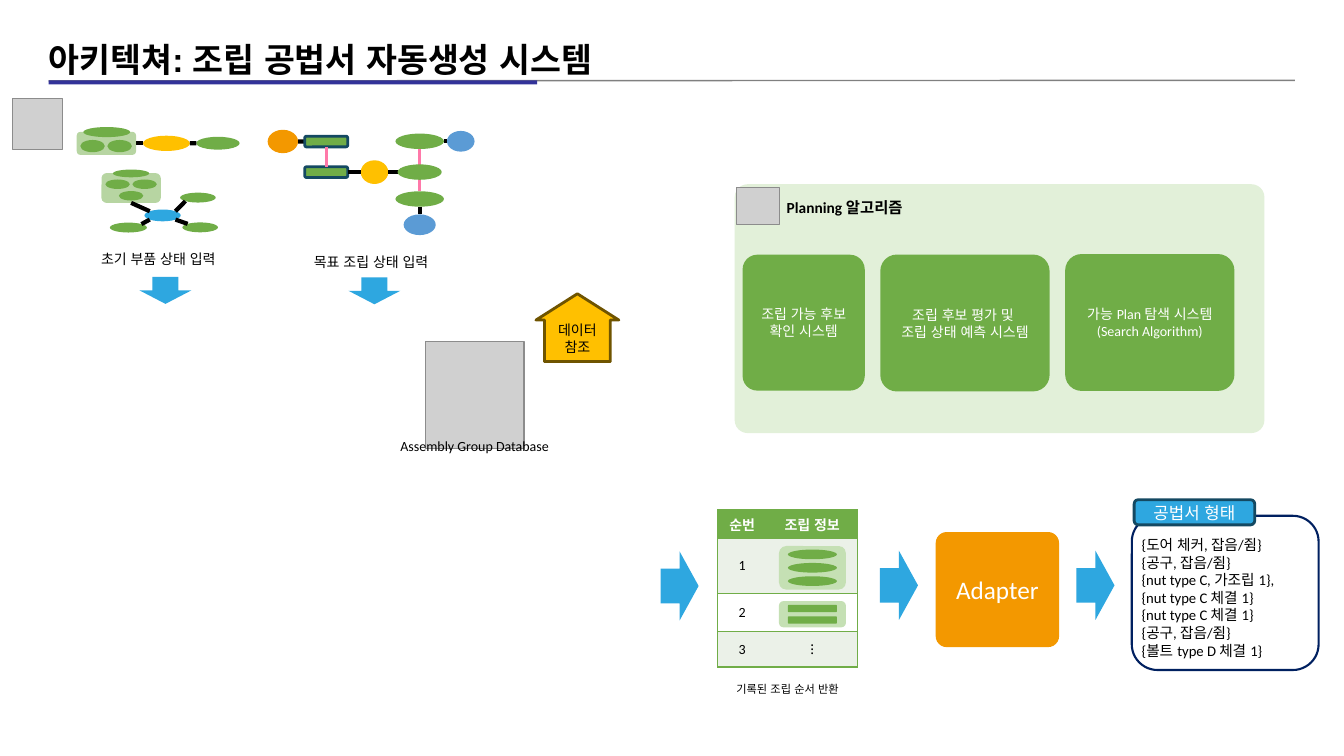
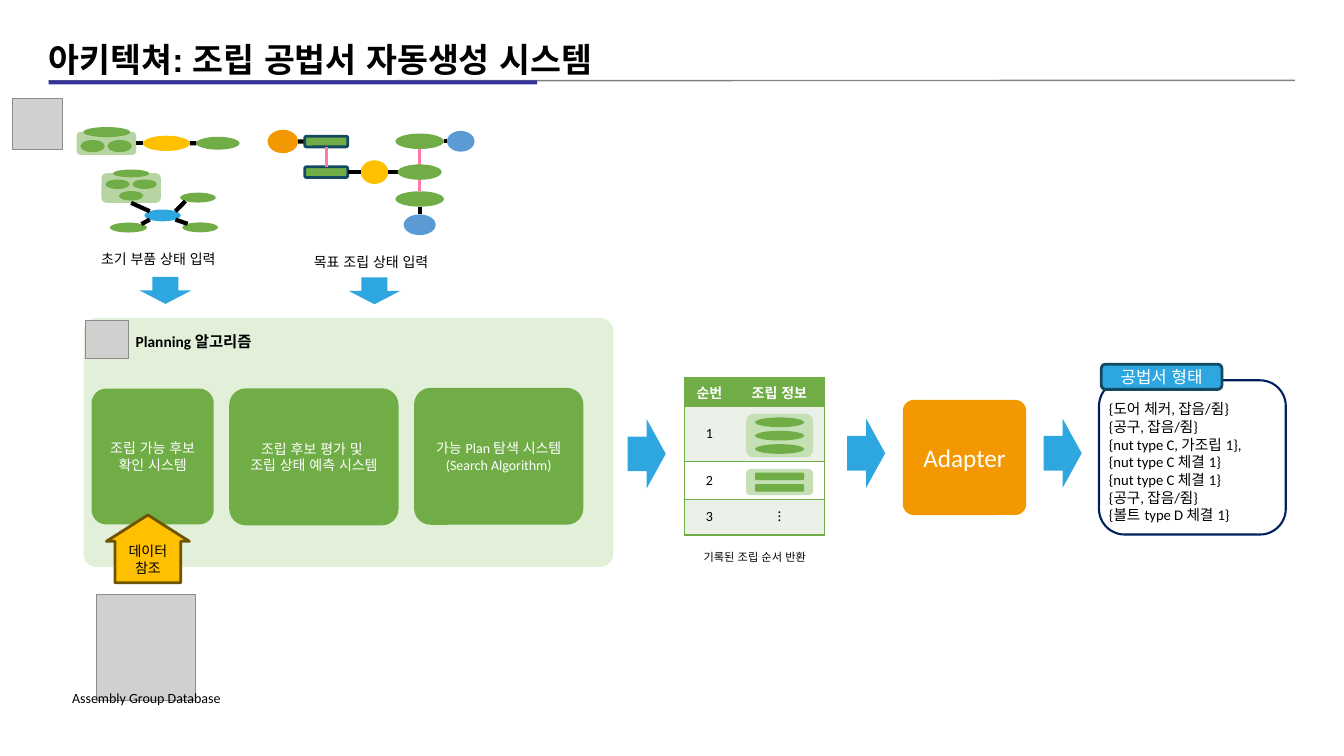
Before and after one commit to kimz1121/test, a slide deck: slide 18 of 현대차 심볼릭 플레너 예시 설명 자료_09_아키텍쳐_자료(작성중).pptx (slide 5 before the commit). Drawn at 1344x756 pixels with LibreOffice and Linux fonts; fonts in the diff are those of the drawing; grey boxes stand for pictures. Boxes give left, top, right and bottom in pixels: in the first picture for what was removed or moved away, otherwise in the second. Text is boxed around its words. In the diff, an @@ line names an element or a change of style, - is before the commit and + after.

```diff
--- a/현대차 심볼릭 플레너 예시 설명 자료_09_아키텍쳐_자료(작성중).pptx
+++ b/현대차 심볼릭 플레너 예시 설명 자료_09_아키텍쳐_자료(작성중).pptx
@@ 4 rounded rectangles, 1 picture, 1 text moved together from (x1=735, y1=185, x2=1265, y2=434) to (x1=84, y1=319, x2=614, y2=568) @@
@@ 2 right arrows, 1 text, 1 rounded rectangle moved together from (x1=736, y1=516, x2=1319, y2=694) to (x1=704, y1=380, x2=1286, y2=562) @@
@@ rounded rectangle "공법서 형태" moved from (x1=1134, y1=500, x2=1255, y2=525) to (x1=1102, y1=364, x2=1223, y2=389) @@
@@ right arrow moved from (x1=660, y1=552, x2=699, y2=621) to (x1=628, y1=419, x2=666, y2=489) @@
@@ text "{도어 체커, 잡음/쥠}" moved from (x1=1142, y1=538, x2=1275, y2=659) to (x1=1109, y1=402, x2=1242, y2=523) @@
@@ 5 rounded rectangles, 3 ellipses, 1 table moved together from (x1=718, y1=510, x2=1059, y2=667) to (x1=685, y1=378, x2=1026, y2=535) @@
@@ up arrow "데이터 참조" moved from (x1=536, y1=293, x2=619, y2=361) to (x1=107, y1=515, x2=190, y2=583) @@
@@ picture moved from (x1=425, y1=342, x2=524, y2=448) to (x1=97, y1=594, x2=196, y2=700) @@
@@ text "Assembly Group Database" moved from (x1=400, y1=439, x2=549, y2=455) to (x1=72, y1=691, x2=221, y2=707) @@
```
Also in this commit, not shown: 1 other slide changed, 30 slides added.
